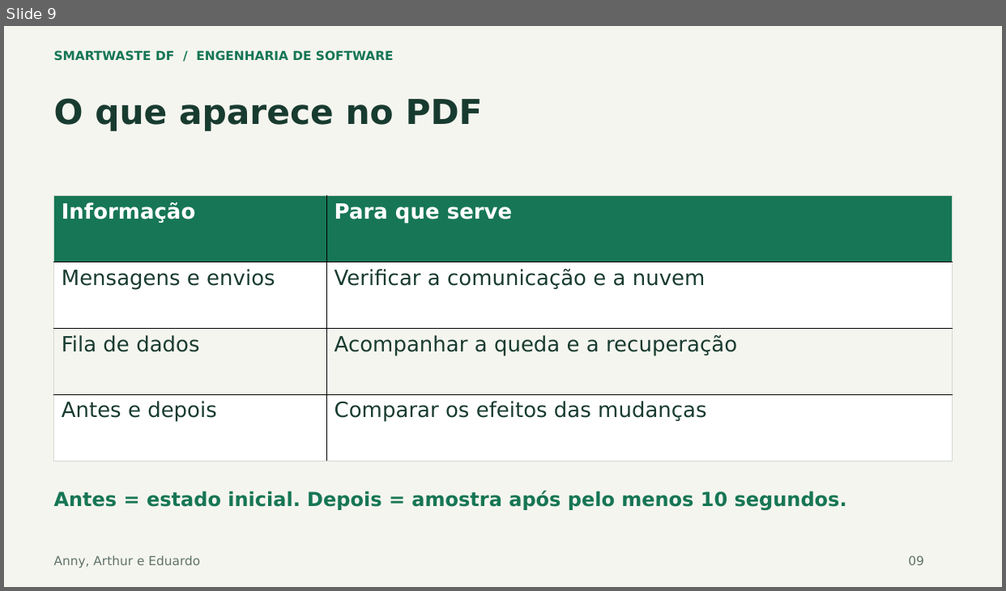
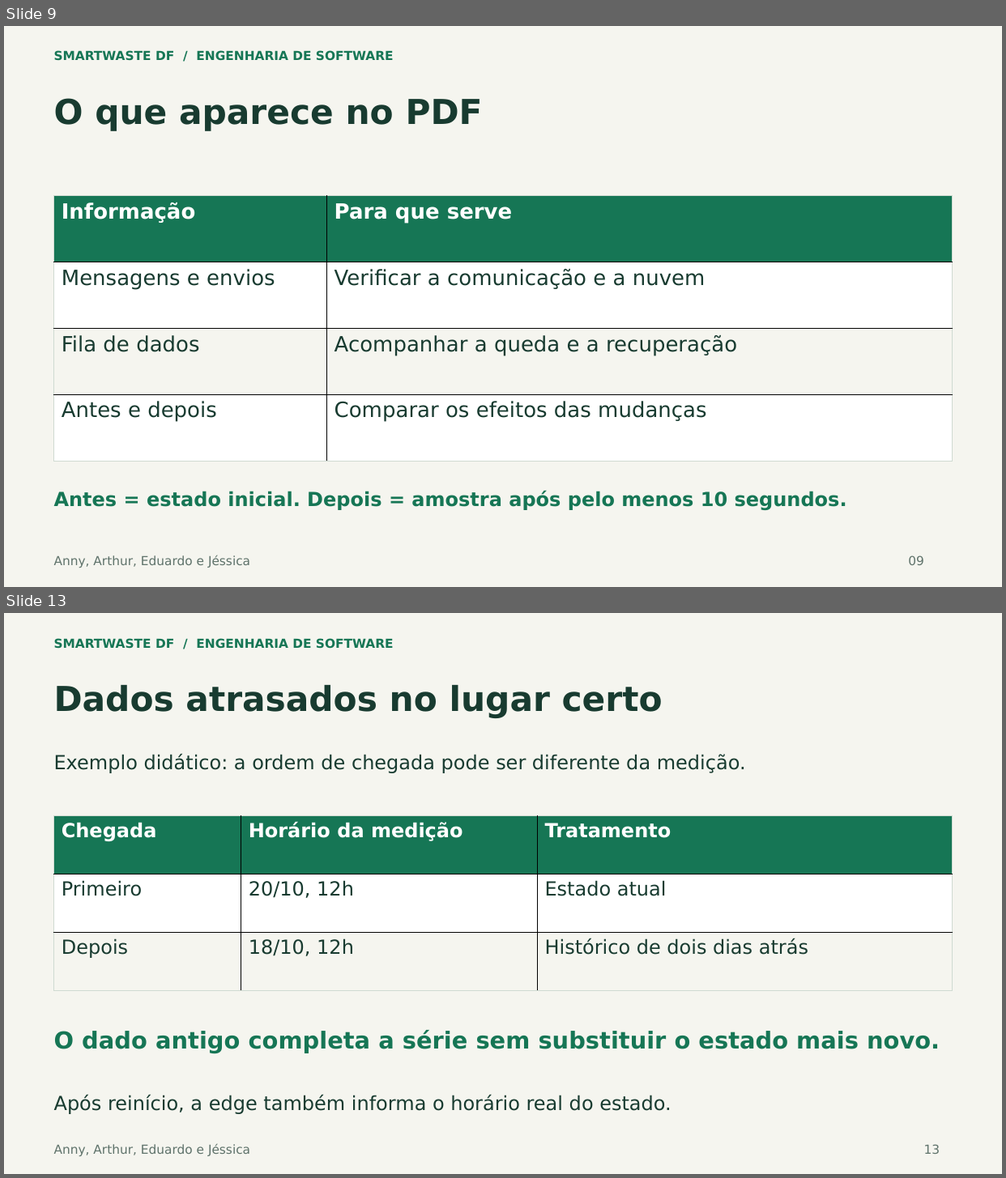
Before and after one commit to annygabb/IoT---Coleta, a slide deck: docs/entrega/SmartWaste_Apresentacao_Atualizada.pptx. Shown one above the other, each under a label of ours: slide 9 before the commit, slides 9 and 13 after it; the slides between them are not shown. The pictures are 1006x591 and 1006x1178 pixels, drawn with LibreOffice and Linux fonts; fonts in the diff are those of the drawing. Boxes give left, top, right and bottom in pixels: in the first picture for what was removed or moved away, otherwise in the second. Text is boxed around its words. In the diff, an @@ line names an element or a change of style, - is before the commit and + after.

Commit message:
feat: publica integração IoT, catálogo, quarentena e slides atualizados

```diff
--- a/docs/entrega/SmartWaste_Apresentacao_Atualizada.pptx
+++ b/docs/entrega/SmartWaste_Apresentacao_Atualizada.pptx
@@ slide 13 added at box(4, 613, 1002, 1174), background #F5F5EF @@
@@ text added at box(54, 638, 394, 649), 12 pt, text #167655, bold @@
+SMARTWASTE DF / ENGENHARIA DE SOFTWARE
@@ text added at box(54, 685, 663, 718), 33 pt, text #183B30, bold @@
+Dados atrasados no lugar certo
@@ text added at box(54, 753, 746, 773), 18.8 pt, text #183B30 @@
+Exemplo didático: a ordem de chegada pode ser diferente da medição.
@@ table added at box(54, 815, 953, 991), 3 rows, 3 columns @@
+Chegada | Horário da medição | Tratamento
+Primeiro | 20/10, 12h | Estado atual
+Depois | 18/10, 12h | Histórico de dois dias atrás
@@ text added at box(54, 1030, 940, 1054), 22.5 pt, text #167655, bold @@
+O dado antigo completa a série sem substituir o estado mais novo.
@@ text added at box(54, 1095, 671, 1114), 18.8 pt, text #183B30 @@
+Após reinício, a edge também informa o horário real do estado.
@@ text added at box(54, 1144, 250, 1157), 12 pt, text #5F736B @@
+Anny, Arthur, Eduardo e Jéssica
@@ text added at box(924, 1144, 940, 1154), 12 pt, text #5F736B @@
+13
@@ slide 9 changed as well @@
@@ text at box(54, 556, 250, 568): text changed @@
-Anny, Arthur e Eduardo
+Anny, Arthur, Eduardo e Jéssica
```
Also in this commit, not shown: 9 other slides changed, 3 other slides added, 56 other files.
